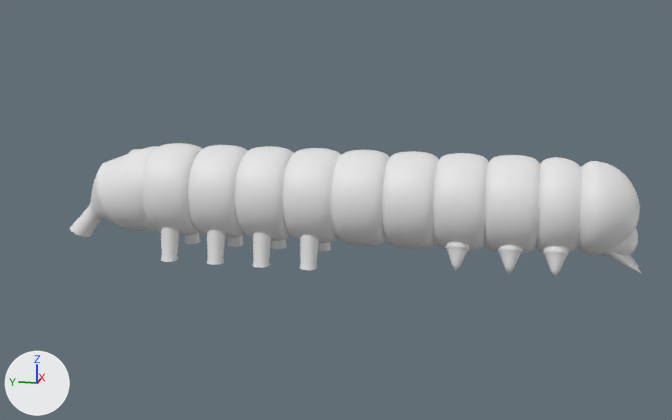
Renders of the Blender file 01/Assets/models/enemies/caterpillars/caterpillar04.blend from each side of a commit.
Rendered twice from a 50 mm camera at (-18.22, 2.64, 4.27) aimed at (0.05, 6.29, -0.29). Every picture has the same lights, and +X, +Y and +Z are marked at lower left.

In view in the first picture: 'body_outer_shape', 'head', 'legs', 'prolegs', 'tail'.
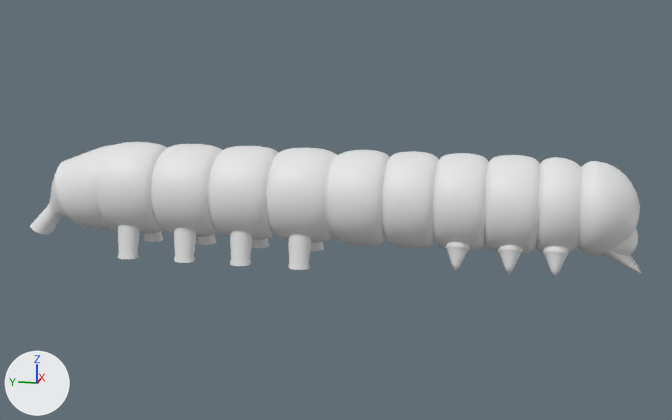
Commit message: caterpillar04: abdomen section stretched on Y

Where the change shows, as pixel boxes [x1, y1, x2, y2] in the pictures (672 x 420 px; the box of a moved part takes in the faces that stretch with it):
'body_outer_shape', reshaped (10% wider)
    before: [143, 143, 583, 254]
    after: [98, 142, 583, 254]
'tail', moved
    before: [70, 146, 158, 237]
    after: [30, 145, 114, 235]
'prolegs', mesh rescaled (21% wider)
    before: [161, 227, 331, 270]
    after: [118, 225, 324, 270]
part 1 of me_cylinder, moved or reshaped
    before: [235, 146, 294, 241]
    after: [209, 146, 278, 240]
part 2 of me_cylinder, moved or reshaped
    before: [188, 145, 248, 238]
    after: [152, 144, 222, 237]
part 3 of me_cylinder, moved or reshaped
    before: [143, 143, 202, 236]
    after: [98, 142, 167, 234]
part 4 of me_cylinder, moved or reshaped
    before: [283, 148, 346, 243]
    after: [267, 148, 345, 243]

The change, as a list of edits to the scene's bpy script:
```text
Change me_cylinder:
    used by ob_body_outer_shape; location = (0.0, 3.95, 0.0); rotation_euler = (1.571, 0.0, 0.0), in degrees (90, 0, 0); scale = (1.0, 1.0, 2.69)
    remove me_cylinder.from_pydata(...)  # 1376 vertices, 1121 faces; spans x -1.0..1.0, y -1.0..1.0, z -2.3..1.0
    add me_cylinder.from_pydata(...)  # 1376 vertices, 1121 faces; spans x -1.0..1.0, y -1.0..1.0, z -2.67..1.0
    me_cylinder part 1: the loose piece of 160 vertices spanning x -1.0..1.0, y -1.0..1.0, z -1.57..-1.2 is scaled about its middle by (1, 1, 1.23), then moved by (0.0, 0.0, -0.16)
    me_cylinder part 2: the loose piece of 160 vertices spanning x -1.0..1.0, y -1.0..1.0, z -1.93..-1.57 is scaled about its middle by (1, 1, 1.23), then moved by (0.0, 0.0, -0.25)
    me_cylinder part 3: the loose piece of 160 vertices spanning x -1.0..1.0, y -1.0..1.0, z -2.3..-1.93 is scaled about its middle by (1, 1, 1.23), then moved by (0.0, 0.0, -0.33)
    me_cylinder part 4: 160 of the vertices in x -1.0..1.0, y -1.0..1.0, z -1.2..-0.83 are scaled about their middle by (1, 1, 1.23), then moved by (0.0, 0.0, -0.08)
Change me_cylinder_002:
    where me_cylinder_002.from_pydata(...)  # 1280 vertices, 1024 faces; spans x -4.7..4.7, y -16.9..1.0, z -0.4..0.4
    used by ob_prolegs; location = (0.0, 9.67, -0.99); scale = (0.186, 0.186, 1.0)
    me_cylinder_002 part 5: the whole mesh is scaled about its middle by (1, 1.24, 1), then moved by (0.0, 3.0, 0.0)
Change ob_tail:
    ob_tail.location: (0.0, 6.31, 0.0) -> (0.0, 7.25, 0.0)
```
